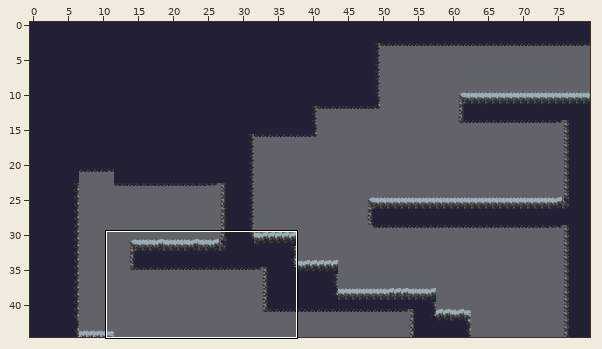
A Tiled map gets an edit: assets/texture/background/scene/map6.tmx. Above, an overview of the earlier version with the close-up marked.
Close-up. Before:
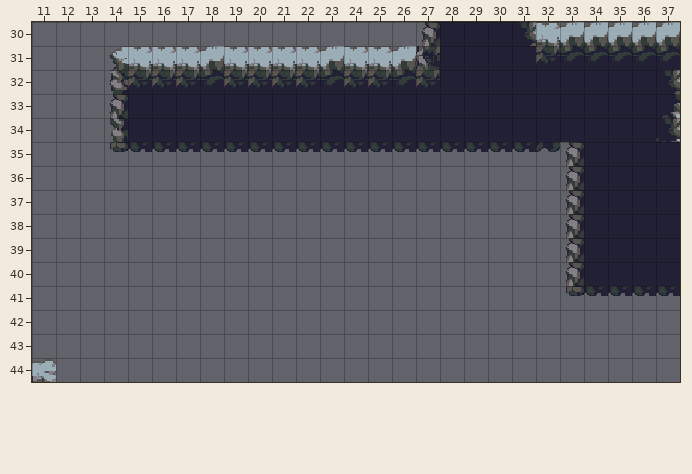
Cells are 16x16 px. Shown: x 11..37, y 30..44.
The result:
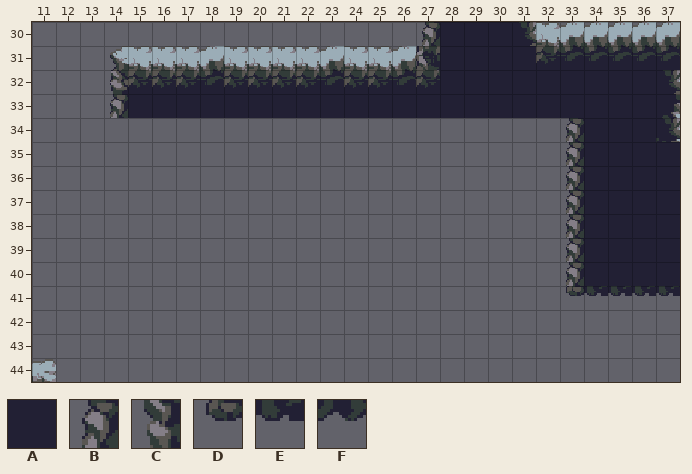
Key: from "cave_tiles_platform": A 181, B 209, C 242, D 341, E 483, F 484.
_ is an empty cell, . an unchanged one.
From old to new:
--- layer "platform"
@@ x 14..33 @@
-34 CAAAAAAAAAAAAAAAAAAA
-35 DEEEEEEEEEEEEEEEEEF.
+34 ___________________B
+35 ___________________.
Boxes around the changes in both close-ups, in picture pixels (x1, y1, x2, y2):
changed: (110, 118, 584, 152)
